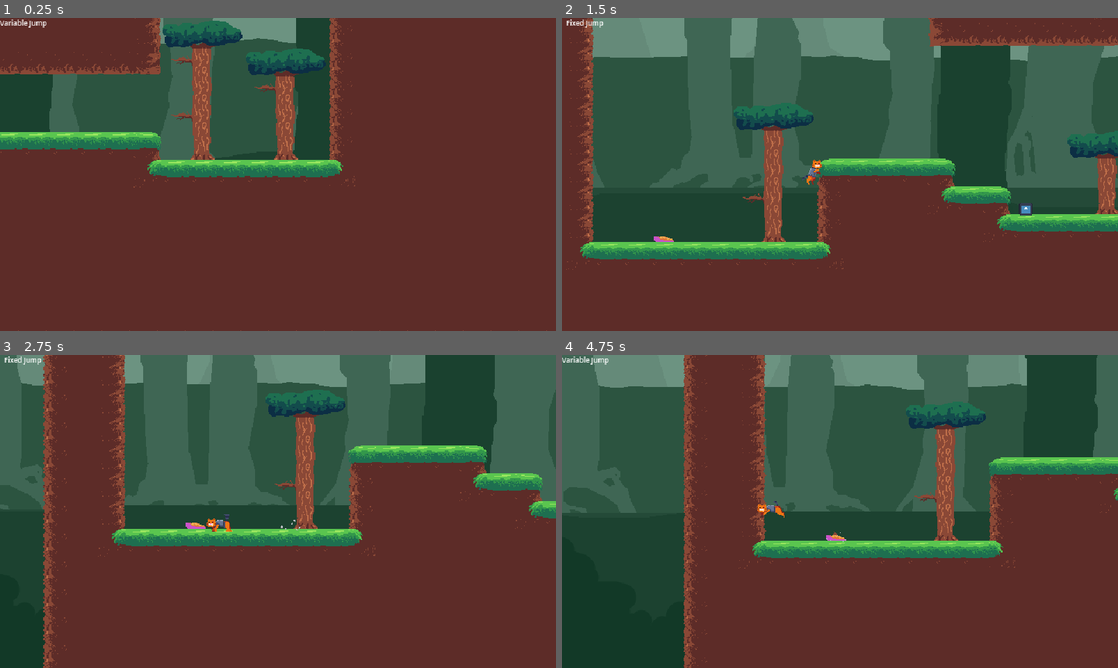
Above: before the commit, frames 1-4 (two rows, left to right).
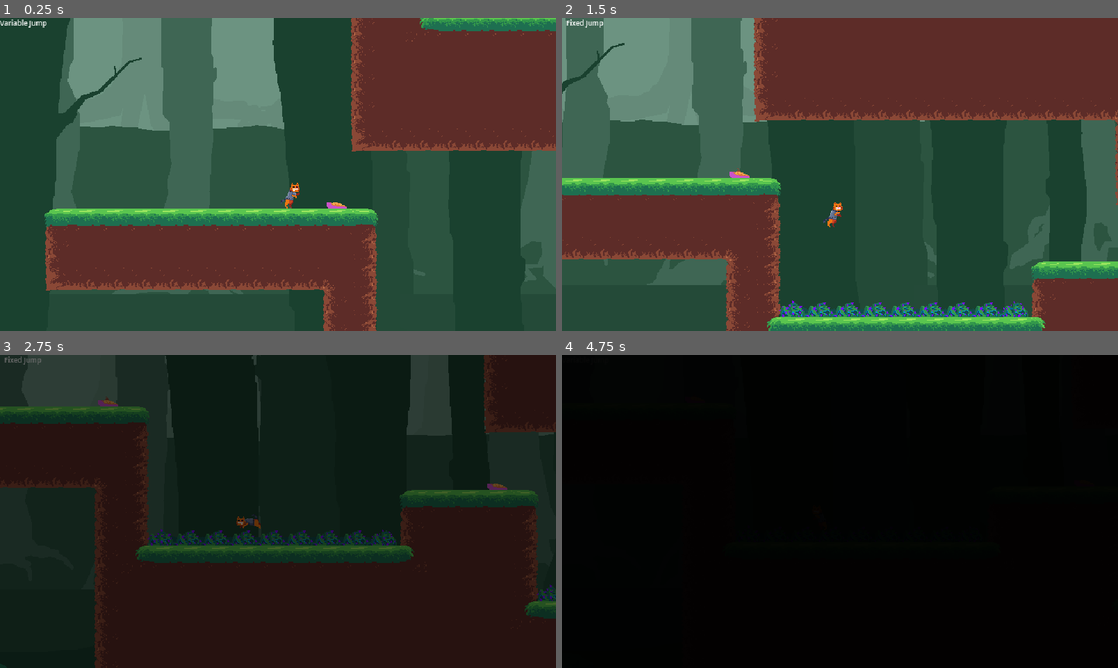
Above: after the commit, the same moments.

Repository: Stevescape/CatKnight
Game: Godot game, scene res://level_1.tscn
Two runs of this game, one before a commit and one after it. Both use one fixed random seed, a clock stepped at 60 frames per second and the inputs below. The engine's default icon, where the game draws it, is replaced by a stand-in: a white triangle on a blue panel in a dark square.
Inputs:
- Up to frame 1 (0.25 s): no input
- Up to frame 2 (1.5 s): hold D (move_right) from 0.53 s (still down); tap K (k) at 0.6 s; tap Space (jump) at 0.77 s; tap F (Damage) at 1.35 s
- Up to frame 3 (2.75 s): tap Space (jump) at 1.52 s; tap K (k) at 1.55, 2.3 s; release D (move_right) at 2.03 s; hold A (move_left) from 2.03 s (still down); tap Left (camera_left) at 2.1 s
- Up to frame 4 (4.75 s): release A (move_left) at 2.78 s; hold D (move_right) 2.78-4.28 s; tap Right (camera_right) at 2.85 s; tap Space (jump) at 3.02, 3.77, 4.52 s; tap K (k) at 3.05, 3.6, 4.55 s; tap R (respawn) at 4.15 s; hold A (move_left) from 4.28 s (still down); tap Shift (pounce) at 4.35 s

The runs differ from the first frame. In frame 1, 65% of the frame differs, in the area x 0-100%, y 0-100%; in frame 2, 73%; in frame 3, 97%; in frame 4, 100%.

Commit message:
Added thorn death and fade to black when dying

Diff:
--- /dev/null
+++ b/death.gd
@@ -0,0 +1,38 @@
+extends State
+class_name PlayerDeath
+
+@onready var fade_anim_player: AnimationPlayer = get_tree().current_scene.get_node("CanvasLayer/AnimationPlayer")
+var debounce = false
+
+func enter():
+	debounce = false
+
+func update(delta):
+	# Await animation finished
+	# Fade to black
+	# Fade back in
+	# Await Fade back in
+	# Transition to idle
+
+	# Prevent being called multiple times while animation plays out
+	if debounce:
+		return
+	debounce = true
+
+	# Fade black in
+	fade_anim_player.play_backwards("fade")
+	await fade_anim_player.animation_finished
+
+	# Move character
+	character.global_position = Checkpoint.checkpoint_pos
+	character.camera.global_position = Checkpoint.checkpoint_pos
+
+	print("Swapping to idle")
+	state_transition.emit(self, "idle")
+
+
+	# Transition to idle
+
+
+func exit():
+	fade_anim_player.play("fade")
--- a/level_1.tscn
+++ b/level_1.tscn
@@ -21,8 +21,8 @@
 [ext_resource type="Script" uid="uid://bjsat4yenoydl" path="res://scripts/player_states/player_wall_sliding_state.gd" id="19_00ld1"]
 [ext_resource type="Script" uid="uid://byoefrmcww2w6" path="res://scripts/player_states/player_wall_jumping_state.gd" id="20_3qmij"]
 [ext_resource type="Script" uid="uid://dgclpvjeeb470" path="res://resources/enemy.gd" id="21_duihb"]
+[ext_resource type="Script" uid="uid://fmtotcg5pjgb" path="res://death.gd" id="21_ttn6t"]
 [ext_resource type="Script" uid="uid://dc5xp116s6sco" path="res://scripts/enemy_states/enemy_patrol_state.gd" id="22_b6mmh"]
-[ext_resource type="Texture2D" uid="uid://dgln0x1uqju4h" path="res://icon.svg" id="22_ttn6t"]
 [ext_resource type="Texture2D" uid="uid://dgln0x1uqju4h" path="res://icon.svg" id="22_ttn6t"]
 [ext_resource type="Script" uid="uid://bqlrwqx4mhh5h" path="res://scripts/enemy_states/enemy_chase_state.gd" id="23_ttn6t"]
 [ext_resource type="Script" uid="uid://b1mtmfrm4munw" path="res://scripts/enemy_states/enemy_attack_state.gd" id="24_ia5ws"]
@@ -70,6 +70,42 @@
 [sub_resource type="LabelSettings" id="LabelSettings_gyffv"]
 font_size = 8
 
+[sub_resource type="Animation" id="Animation_ttn6t"]
+length = 0.001
+tracks/0/type = "value"
+tracks/0/imported = false
+tracks/0/enabled = true
+tracks/0/path = NodePath("ColorRect:modulate")
+tracks/0/interp = 1
+tracks/0/loop_wrap = true
+tracks/0/keys = {
+"times": PackedFloat32Array(0),
+"transitions": PackedFloat32Array(1),
+"update": 0,
+"values": [Color(1, 1, 1, 0)]
+}
+
+[sub_resource type="Animation" id="Animation_ia5ws"]
+resource_name = "fade"
+tracks/0/type = "value"
+tracks/0/imported = false
+tracks/0/enabled = true
+tracks/0/path = NodePath("ColorRect:modulate")
+tracks/0/interp = 1
+tracks/0/loop_wrap = true
+tracks/0/keys = {
+"times": PackedFloat32Array(0, 1),
+"transitions": PackedFloat32Array(1, 1),
+"update": 0,
+"values": [Color(1, 1, 1, 1), Color(1, 1, 1, 0)]
+}
+
+[sub_resource type="AnimationLibrary" id="AnimationLibrary_be5co"]
+_data = {
+&"RESET": SubResource("Animation_ttn6t"),
+&"fade": SubResource("Animation_ia5ws")
+}
+
 [sub_resource type="SpriteFrames" id="SpriteFrames_ia5ws"]
 animations = [{
 "frames": [{
@@ -157,7 +193,7 @@
 tile_set = ExtResource("1_gyffv")
 
 [node name="Camera2D" type="Camera2D" parent="." unique_id=1717357528 node_paths=PackedStringArray("character")]
-position = Vector2(3556, 66)
+position = Vector2(683, -533)
 process_callback = 0
 limit_bottom = 180
 limit_smoothed = true
@@ -181,7 +217,7 @@
 CONGRATS"
 
 [node name="Player" type="CharacterBody2D" parent="." unique_id=2135474825 groups=["player"]]
-position = Vector2(-345, -53)
+position = Vector2(734, -532)
 collision_layer = 2
 collision_mask = 17
 script = ExtResource("1_5hph3")
@@ -222,6 +258,9 @@
 
 [node name="wall jumping" type="Node" parent="Player/StateMachine" unique_id=287108218]
 script = ExtResource("20_3qmij")
+
+[node name="death" type="Node" parent="Player/StateMachine" unique_id=428956127]
+script = ExtResource("21_ttn6t")
 
 [node name="DropDownDetector" type="RayCast2D" parent="Player" unique_id=1197400973]
 target_position = Vector2(0, 20)
@@ -235,6 +274,15 @@
 text = "Variable Jump"
 label_settings = SubResource("LabelSettings_gyffv")
 horizontal_alignment = 1
+
+[node name="ColorRect" type="ColorRect" parent="CanvasLayer" unique_id=1590646707]
+modulate = Color(1, 1, 1, 0)
+offset_right = 647.0
+offset_bottom = 369.0
+color = Color(0, 0, 0, 1)
+
+[node name="AnimationPlayer" type="AnimationPlayer" parent="CanvasLayer" unique_id=1799739374]
+libraries/ = SubResource("AnimationLibrary_be5co")
 
 [node name="Enemy" type="CharacterBody2D" parent="." unique_id=757269531 node_paths=PackedStringArray("patrol_points")]
 position = Vector2(10, -75)
--- a/resources/player.gd
+++ b/resources/player.gd
@@ -176,9 +176,18 @@
 		return false
 	return true
 
+func check_collision_respawn():
+	for i in get_slide_collision_count():
+		var collision = get_slide_collision(i)
+		if collision.get_collider().is_in_group("respawn_on_collide"):
+			die()
+			return true
+	return false
+
 func _physics_process(delta: float) -> void:
 	# player health update
 	update_health(delta)
+
 
 	if Input.is_action_just_pressed("jump"):
 		jump_buffer_timer.start()
@@ -216,6 +225,9 @@
 		refresh_anim()
 
 
+	if check_collision_respawn():
+		return
+
 func take_damage(amount: float, attack_direction: int):
 	current_health -= amount
 	current_health = max(current_health, 0)
@@ -233,9 +245,8 @@
 	sm.force_change_state("hurting")
 
 func die():
-	print("player dead")
-	sm.force_change_state("idle")
-	respawn()
+	if sm.current_state.name != "death":
+		sm.force_change_state("death")
 
 func update_health(delta):
 	if current_health <= 0:
@@ -254,12 +265,10 @@
 		if current_health > old_health:
 			print("Healed! Current health:", current_health)
 
-func respawn():
-	global_position = Checkpoint.checkpoint_pos
-	camera.global_position = Checkpoint.checkpoint_pos
 
 func _input(event):
 	if event.is_action_pressed("Damage"): #
 		take_damage(1, 1)  # attack from right
 	if event.is_action_pressed("respawn"):
-		respawn()
+		die()
+		return
--- a/scripts/player_states/player_idle_state.gd
+++ b/scripts/player_states/player_idle_state.gd
@@ -9,6 +9,7 @@
 
 func enter():
 	character.play_animation("idle")
+	character.move_and_slide()
 
 func update(delta: float):
 	character.velocity.y += character.gravity
Not shown, added: death.gd.uid
